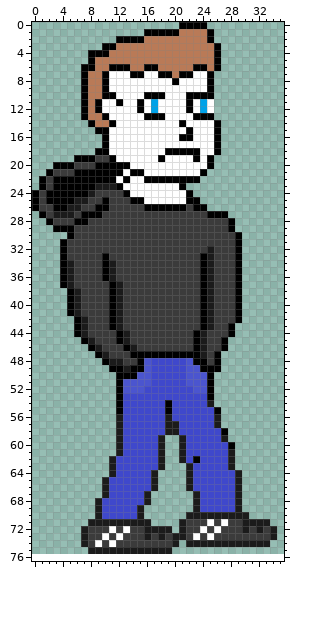
Sprite sheet: Assets/testSprite/Billy_walk 4.png. The first picture shows the starting point.
The file is 36x76 pixels. The old version is drawn lined up with the new one, on the new canvas.
Now the later version:
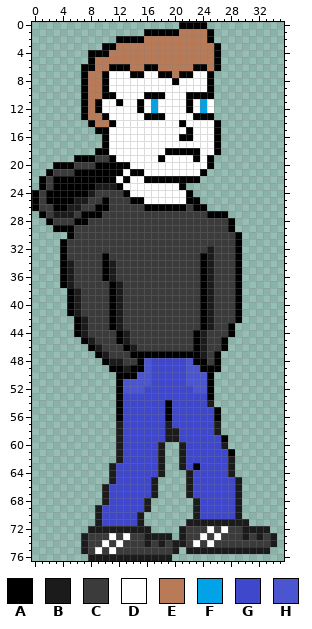
Palette (. is transparent): A #000000  B #1b1b1b  C #3b3b3b  D #ffffff  E #b97a57  F #00a2e8  G #3f48cc  H #4b55cf
Edits made:
canvas 36x76 -> 36x77
y 56: x 12 B -> A; x 19 B -> A; x 26 B -> A
y 57: x 20 B -> G
y 58: x 26..27 GA -> B.
y 59: x 18..21 B..B -> GBBG; x 27 B -> A
y 60: x 27..28 GA -> B.
y 61: x 28 B -> A
y 62: x 11..12 BG -> .B; x 23 A -> G
y 63: x 21..23 .BG -> BGA
y 64: x 17..18 B. -> GB; x 28..29 GB -> B.
y 65: x 10..11 BG -> .B
y 67: x 16..17 B. -> GB; x 22..23 .B -> BG
y 68: x 9..10 BG -> .B
y 69: x 15..16 B. -> GB
y 70: x 22 B -> .; x 24..28 BBBBB -> GGGGG; x 30 B -> .
y 71: x 8 B -> .; x 10..14 BBBBB -> GGGGG; x 16 B -> .; x 21..29 BCCCDCDCC -> .BBBBBBBB; x 31..33 BBB -> ...
y 72: x 7..15 BCCCDCDCC -> .BBBBBBBB; x 17..19 BBB -> ...; x 24..27 DCDC -> CDCD; x 31 C -> B; x 33..34 CB -> B.
y 73: x 10..13 DCDC -> CDCD; x 17 C -> B; x 19..20 CB -> B.; x 23..26 DCDC -> CDCD; x 30 C -> B; x 32 C -> B
y 74: x 9..12 DCDC -> CDCD; x 16 C -> B; x 18 C -> B; x 21..34 .BBBBBBBBBBBB. -> BCDCDCCCCCCCCB
y 75: x 7..20 .BBBBBBBBBBBB. -> BCDCDCCCCCCCCB; x 22..33 ............ -> BBBBBBBBBBBB
y 76: x 8..19 ............ -> BBBBBBBBBBBB
